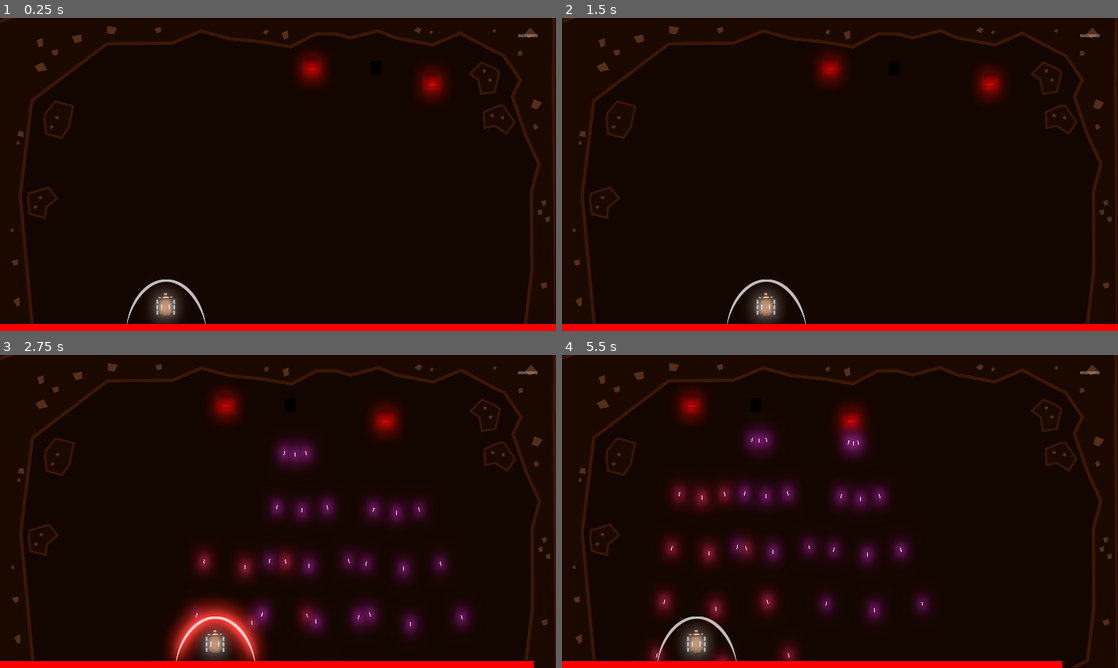
Above: before the commit, frames 1-4 (two rows, left to right).
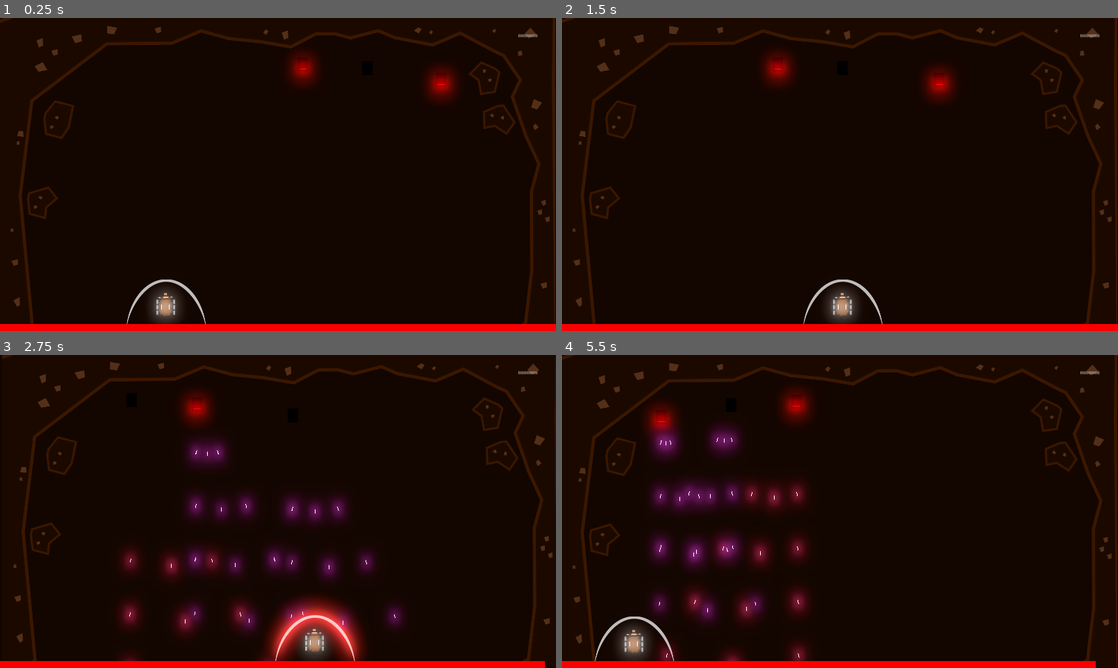
Above: after the commit, the same moments.

Repository: GameDrivenDesign/punk-wolf
Game: Godot game, scene res://game.tscn
Two runs of this game, one before a commit and one after it. Both use one fixed random seed, a clock stepped at 60 frames per second and the inputs below.
Inputs (mouse positions are in pixels of both pictures, inside the frame that each line leads up to):
- Up to frame 1 (0.25 s): no input
- Up to frame 2 (1.5 s): tap Enter at 0.5, 0.6 s; move the mouse to (962, 158) at 0.52 s; hold Right (ui_right) 0.53-1.28 s; click (962, 158) at 0.67 s; move the mouse to (728, 190) at 1.27 s; hold Left (ui_left) from 1.28 s (still down); tap R (shield_blue) at 1.35 s
- Up to frame 3 (2.75 s): tap Enter at 1.55, 2.3 s; move the mouse to (333, 442) at 2.02 s; release Left (ui_left) at 2.03 s; hold Right (ui_right) from 2.03 s (still down); hold E (shield_red) from 2.03 s (still down)
- Up to frame 4 (5.5 s): move the mouse to (812, 574) at 2.77 s; release E (shield_red) at 2.78 s; tap Q (shoot_0) at 2.85 s; click (812, 574) at 2.92 s; tap Enter at 3.05, 3.8, 4.35, 5.1 s; move the mouse to (1006, 558) at 3.52 s; release Right (ui_right) at 3.53 s; hold Left (ui_left) from 3.53 s (still down); tap W (shoot_1) at 3.6 s; move the mouse to (673, 464) at 4.27 s; move the mouse to (867, 511) at 5.02 s; click (867, 511) at 5.17 s

The runs differ from the first frame. In frame 1, 0.9% of the frame differs, in the area x 51-83%, y 11-26%; in frame 2, 3.6%; in frame 3, 16%, in the area x 0-100%, y 0-100%; in frame 4, 12%.

Commit message:
Adjusted movement of sheep and wolves for more speed and border detection

Diff:
--- a/gameover.gd
+++ b/gameover.gd
@@ -28,5 +28,13 @@
 	get_tree().change_scene("res://newgame.tscn")
 	return position
 
+func send_my_highscore():
+	send_highscore(Global.GAME_NAME, $TextEdit.text, Global.highscore)
+
 func _on_Button_pressed():
-	send_highscore(Global.GAME_NAME, $TextEdit.text, Global.highscore)
+	send_my_highscore()
+
+func _on_TextEdit_gui_input(event):
+	if(event.scancode == KEY_ENTER):
+		send_my_highscore()
+	pass # Replace with function body.
--- a/gameover.tscn
+++ b/gameover.tscn
@@ -35,14 +35,11 @@
 "_edit_use_anchors_": false
 }
 
-[node name="TextEdit" type="TextEdit" parent="."]
+[node name="TextEdit" type="LineEdit" parent="."]
 margin_left = 476.782
 margin_top = 355.436
 margin_right = 669.782
 margin_bottom = 389.436
-__meta__ = {
-"_edit_use_anchors_": false
-}
 
 [node name="Button" type="Button" parent="."]
 margin_left = 476.631
@@ -53,4 +50,5 @@
 __meta__ = {
 "_edit_use_anchors_": false
 }
+[connection signal="gui_input" from="TextEdit" to="." method="_on_TextEdit_gui_input"]
 [connection signal="pressed" from="Button" to="." method="_on_Button_pressed"]
--- a/sheep.gd
+++ b/sheep.gd
@@ -2,7 +2,7 @@
 
 signal hit
 
-export (int) var speed = 200
+export (int) var speed = 600
 
 var velocity = Vector2()
 const max_hitpoints = 500
@@ -16,12 +16,15 @@
 func _ready():
 	add_child(preload("res://shield.tscn").instance())
 
-func get_input():
+func process_input():
 	velocity = Vector2()
+	var right_border = get_viewport_rect().size.x
+	var left_border = 0
+	var padding = 10
 
-	if Input.is_action_pressed('ui_right'):
+	if Input.is_action_pressed('ui_right') && position.x < right_border-padding:
 		velocity.x += 1
-	if Input.is_action_pressed('ui_left'):
+	if Input.is_action_pressed('ui_left') && position.x > padding:
 		velocity.x -= 1
 
 	if Input.is_action_just_pressed("shoot_0"):
@@ -61,7 +64,7 @@
 
 
 func _physics_process(delta):
-	get_input()
+	process_input()
 
 	timeout_cannons[0] -= delta
 	timeout_cannons[1] -= delta
--- a/wolf.gd
+++ b/wolf.gd
@@ -2,7 +2,7 @@
 
 signal killed
 
-const SPEED = 100.0
+const SPEED = 200.0
 var to_right = true
 var position_right: float = 0
 var position_left: float = 0
